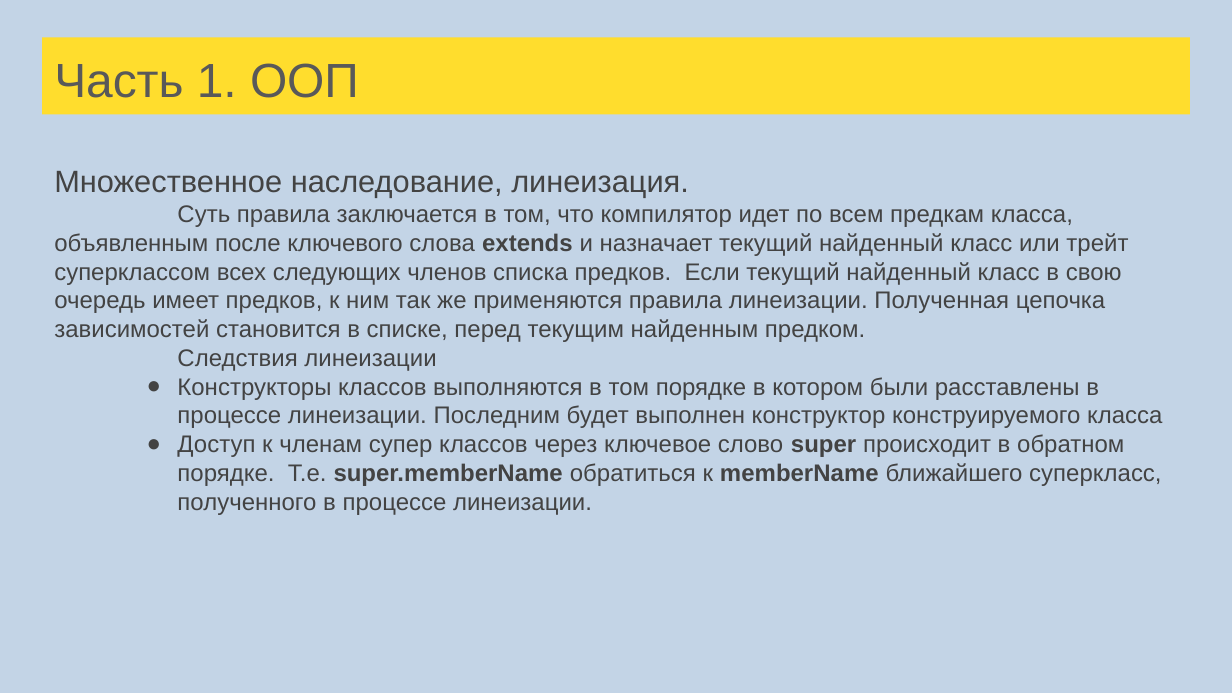
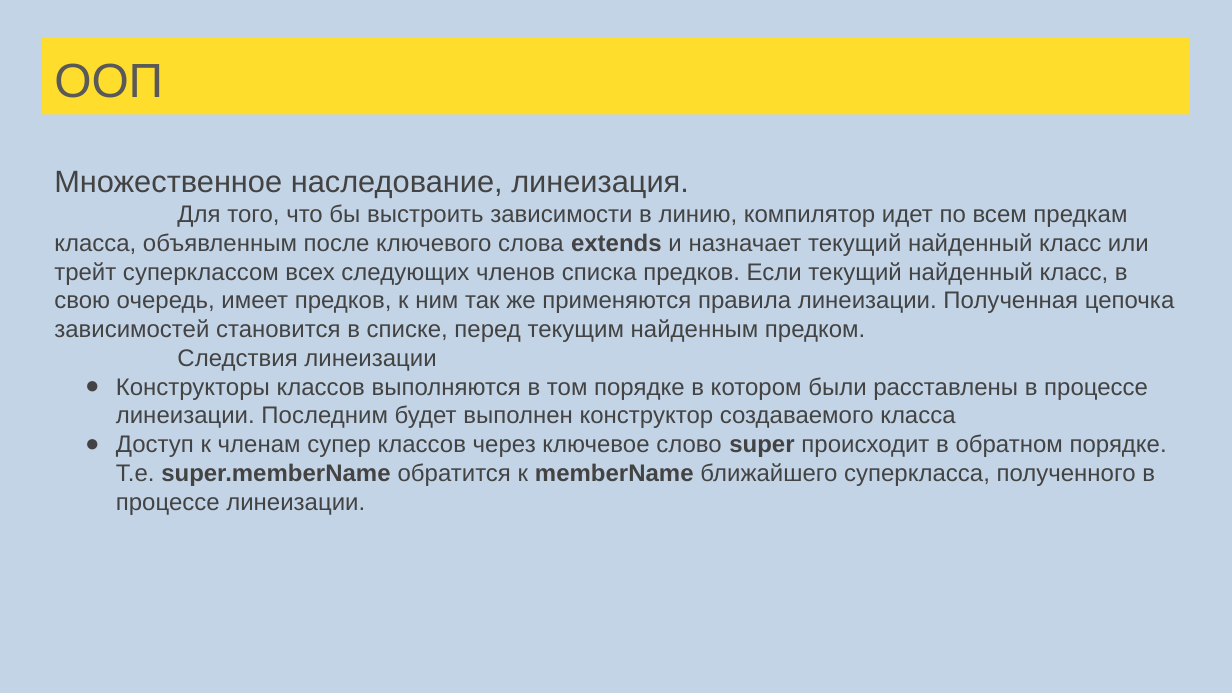
Before and after one commit to sergeypopov83/scala-school, a slide deck: slide 109 of src/main/resources/Лекции Scala для FinTech.pptx. Drawn at 1232x693 pixels with LibreOffice and Linux fonts; fonts in the diff are those of the drawing. Boxes give left, top, right and bottom in pixels: in the first picture for what was removed or moved away, otherwise in the second. Text is boxed around its words. In the diff, an @@ line names an element or a change of style, - is before the commit and + after.

```diff
--- a/src/main/resources/Лекции Scala для FinTech.pptx
+++ b/src/main/resources/Лекции Scala для FinTech.pptx
@@ title at <box>54,63,163,98</box>: text changed @@
-Часть 1. ООП
+ООП
@@ text at <box>54,204,1175,342</box>: text changed @@
-Суть правила заключается в том, что компилятор идет по всем предкам класса, объявленным после ключевого слова extends и назначает текущий найденный класс или трейт суперклассом всех следующих членов списка предков. Если текущий найденный класс в свою очередь имеет предков, к ним так же применяются правила линеизации. Полученная цепочка зависимостей становится в списке, перед текущим найденным предком.
+Для того, что бы выстроить зависимости в линию, компилятор идет по всем предкам класса, объявленным после ключевого слова extends и назначает текущий найденный класс или трейт суперклассом всех следующих членов списка предков. Если текущий найденный класс, в свою очередь, имеет предков, к ним так же применяются правила линеизации. Полученная цепочка зависимостей становится в списке, перед текущим найденным предком.
@@ text at <box>116,377,1167,515</box>: text changed @@
-● Конструкторы классов выполняются в том порядке в котором были расставлены в процессе линеизации. Последним будет выполнен конструктор конструируемого класса
-● Доступ к членам супер классов через ключевое слово super происходит в обратном порядке. Т.е. super.memberName обратиться к memberName ближайшего суперкласс, полученного в процессе линеизации.
+● Конструкторы классов выполняются в том порядке в котором были расставлены в процессе линеизации. Последним будет выполнен конструктор создаваемого класса
+● Доступ к членам супер классов через ключевое слово super происходит в обратном порядке. Т.е. super.memberName обратится к memberName ближайшего суперкласса, полученного в процессе линеизации.
```
Also in this commit, not shown: 121 other slides changed, 5 slides added, 5 slides removed, 58 other files.
